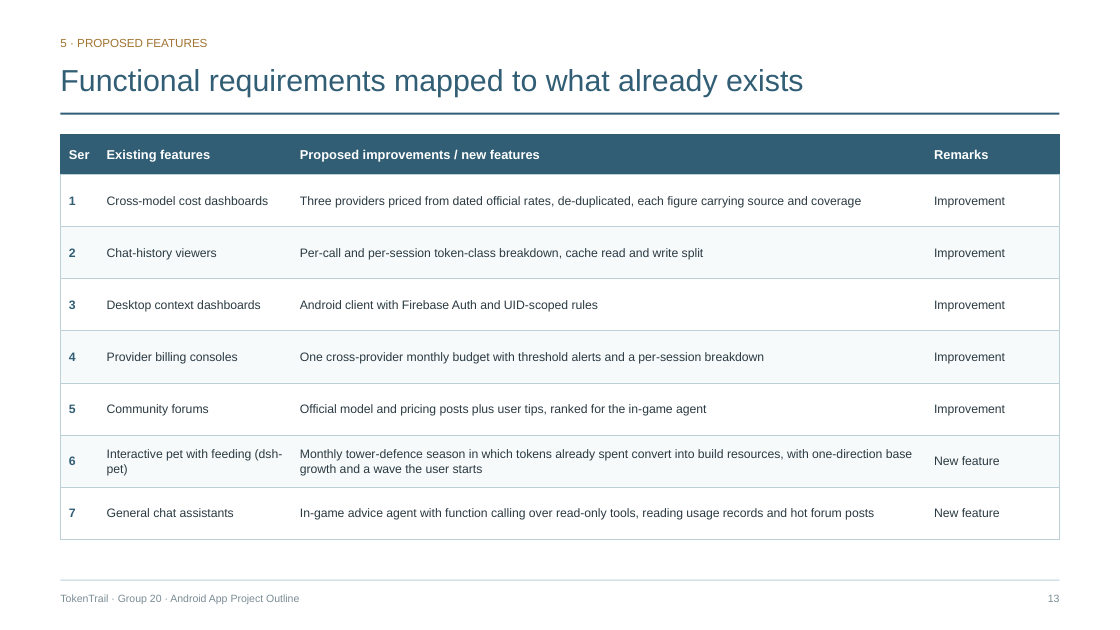
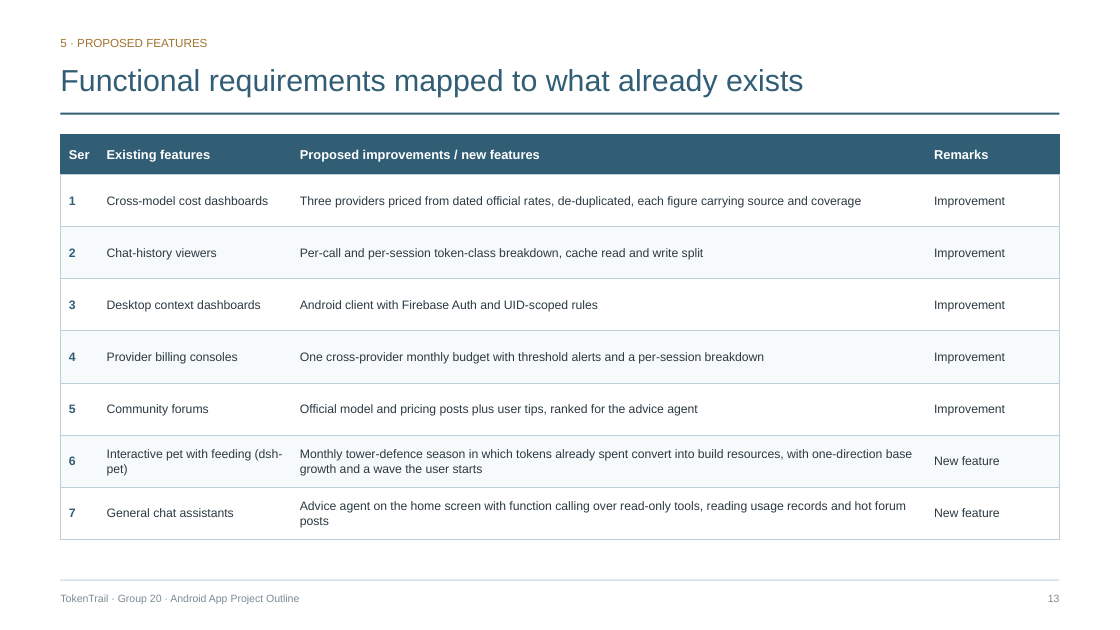
Before and after one commit to LiuZongrun7/Mobile_Group_20, a slide deck: slide 13 of docs/TokenTrail_Project_Outline_Slides.pptx. Drawn at 1120x630 pixels with LibreOffice and Linux fonts; fonts in the diff are those of the drawing. Boxes give left, top, right and bottom in pixels: in the first picture for what was removed or moved away, otherwise in the second. Text is boxed around its words. In the diff, an @@ line names an element or a change of style, - is before the commit and + after.

```diff
--- a/docs/TokenTrail_Project_Outline_Slides.pptx
+++ b/docs/TokenTrail_Project_Outline_Slides.pptx
@@ table at <box>60,134,1060,539</box> @@
-row 6, column 3: Official model and pricing posts plus user tips, ranked for the in-game agent
+row 6, column 3: Official model and pricing posts plus user tips, ranked for the advice agent
-row 8, column 3: In-game advice agent with function calling over read-only tools, reading usage records and hot forum posts
+row 8, column 3: Advice agent on the home screen with function calling over read-only tools, reading usage records and hot forum posts
```
Also in this commit, not shown: 11 other slides changed, 17 other files.
